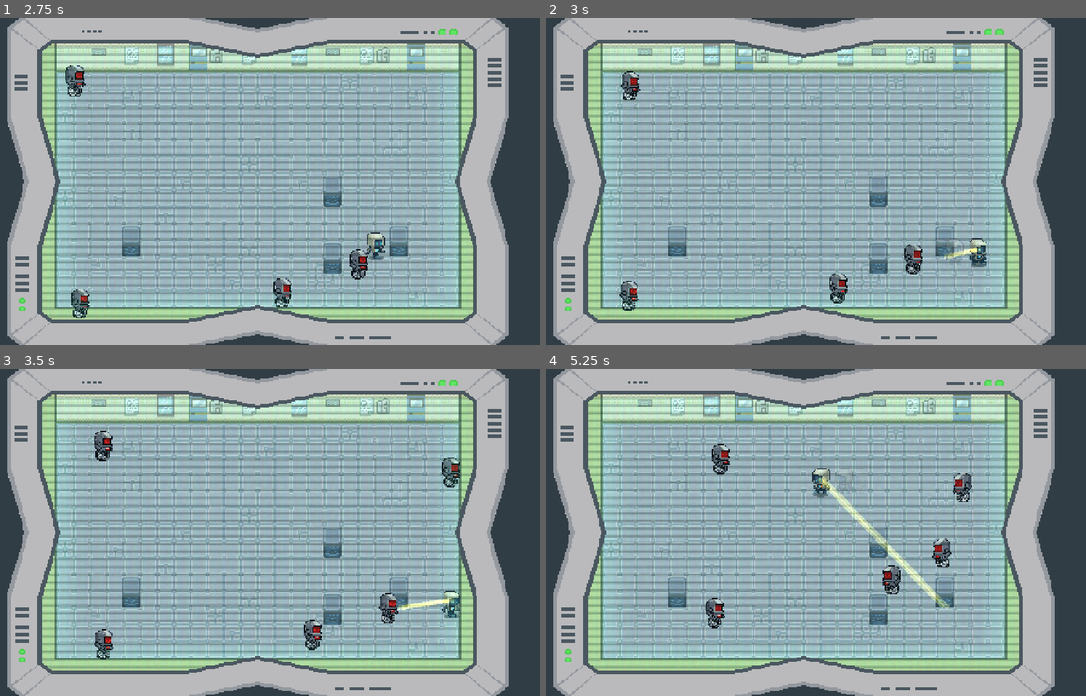
Above: before the commit, frames 1-4 (two rows, left to right).
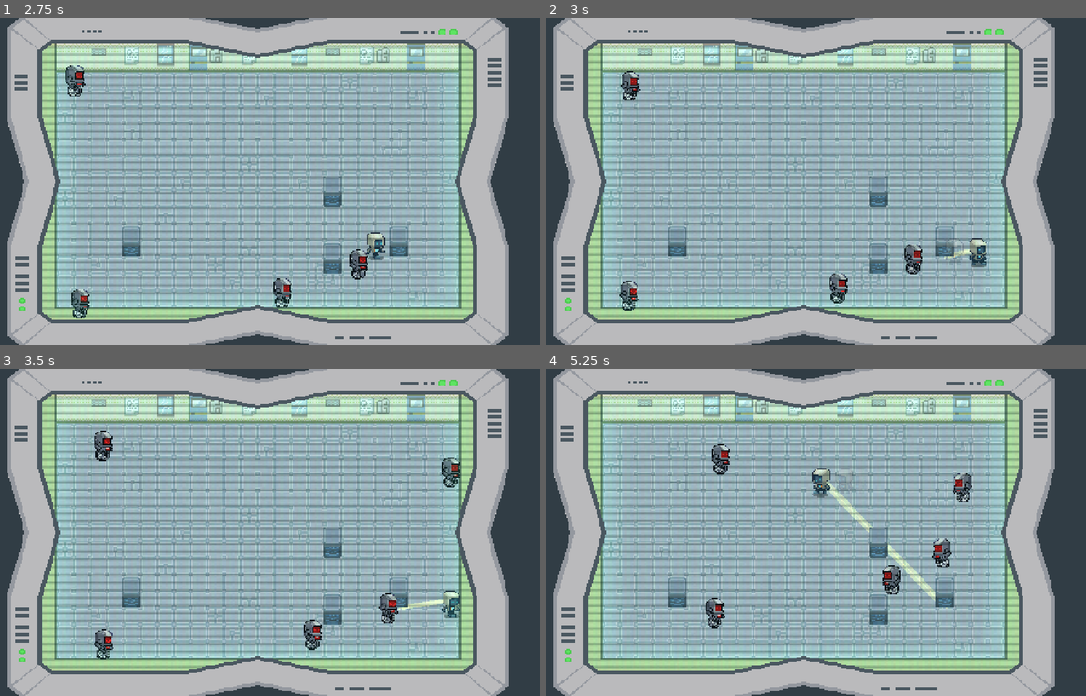
Above: after the commit, the same moments.

Repository: MaulIshak/gamedev-tv
Game: Godot game, scene res://scenes/gameplay.tscn
The game is run twice, just before and just after one commit, with the same random seed, the same clock (stepped at 60 frames per second) and the same inputs. Sound files missing from this copy of the repository are replaced by a short silence.
Inputs (mouse positions are in pixels of both pictures, inside the frame that each line leads up to):
- Up to frame 1 (2.75 s): click "Start Game" at 0.5 s; move the mouse to (378, 165) at 1.27 s; hold D (move_right) 1.28-2.03 s; tap Shift (dash) at 1.35, 2.1 s; click (378, 165) at 1.42 s; move the mouse to (135, 197) at 2.02 s; hold S (move_down) from 2.03 s (still down)
- Up to frame 2 (3 s): move the mouse to (853, 109) at 2.77 s; release S (move_down) at 2.78 s; hold D (move_right) from 2.78 s (still down); tap Shift (dash) at 2.85 s
- Up to frame 3 (3.5 s): keep holding D (move_right)
- Up to frame 4 (5.25 s): move the mouse to (767, 597) at 3.52 s; release D (move_right) at 3.53 s; hold W (move_up) 3.53-4.28 s; tap Shift (dash) at 3.6, 4.35, 5.1 s; click (767, 597) at 3.67 s; move the mouse to (967, 581) at 4.27 s; hold A (move_left) from 4.28 s (still down); move the mouse to (621, 483) at 5.02 s

Frame 1 is identical in both runs. In frame 2, less than 0.1% of the frame differs, in the area x 73-81%, y 70-73%; in frame 3, less than 0.1%; in frame 4, 0.3%, in the area x 50-75%, y 32-73%.

Commit message:
fix z index

Diff:
--- a/scenes/gameplay.tscn
+++ b/scenes/gameplay.tscn
@@ -144,6 +144,7 @@
 [node name="HUD" type="CanvasLayer" parent="." unique_id=369524758]
 
 [node name="TileMapLayer" type="TileMapLayer" parent="." unique_id=1643582645]
+z_index = -2
 tile_map_data = PackedByteArray("AAAAAPv/AAABAAUAAAABAPv/AAABAAUAAAACAPv/AAAHAAQAAAADAPv/AAABAAUAAAAEAPv/AAAKAAQAAAAFAP …(8656 unchanged characters)…
 tile_set = SubResource("TileSet_ct7aa")
 
--- a/scripts/player/player_connection_manager.gd
+++ b/scripts/player/player_connection_manager.gd
@@ -11,6 +11,7 @@
 @export var cable_spacing: float = 4.0
 @export var connection_parent: Node2D
 @export var connection_duration: float = 10.0
+@export var player_cable_z_index: int = -1
 
 var _state := State.NO_CABLE
 var _cable_tower: Node2D = null
@@ -74,6 +75,8 @@
 		cable.start_pos = tower
 		cable.end_pos = get_parent()
 		cable.end_offset = Vector2(0.0, -16.0)
+		cable.z_as_relative = false
+		cable.z_index = player_cable_z_index
 		var half := float(cable_count - 1) / 2.0
 		cable.offset = Vector2((float(i) - half) * cable_spacing, 0.0)
 		parent.add_child(cable)
Not shown: 1 places in scenes/gameplay.tscn that only renumber resources
